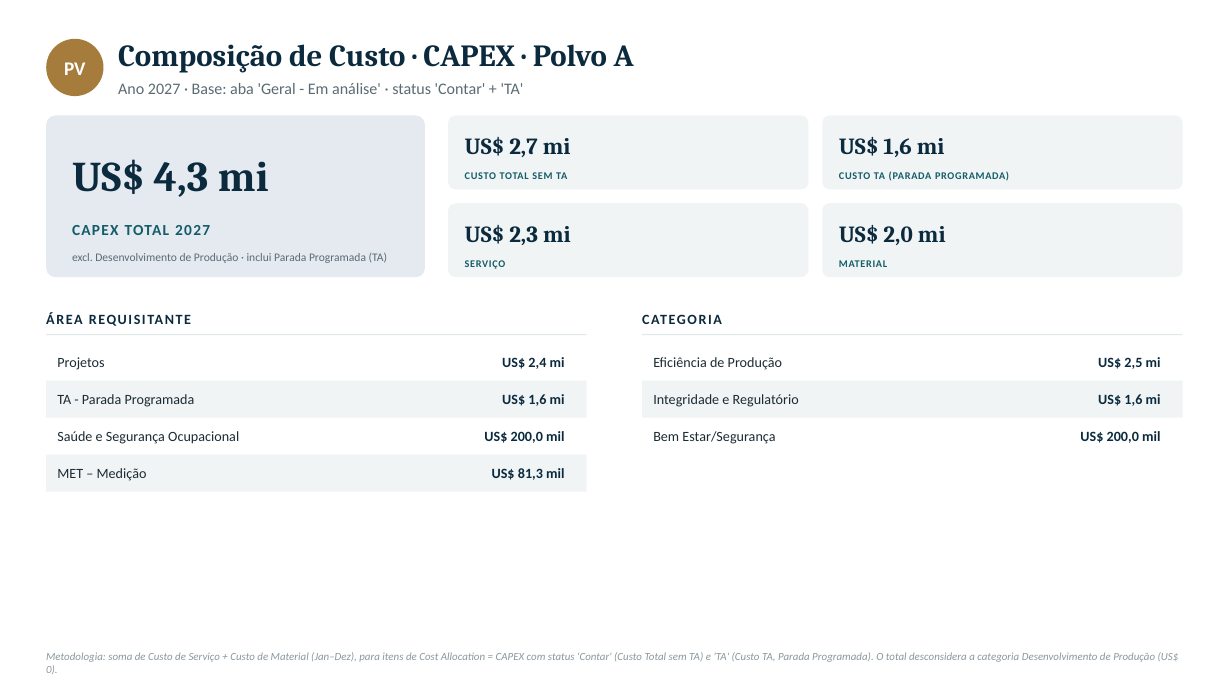
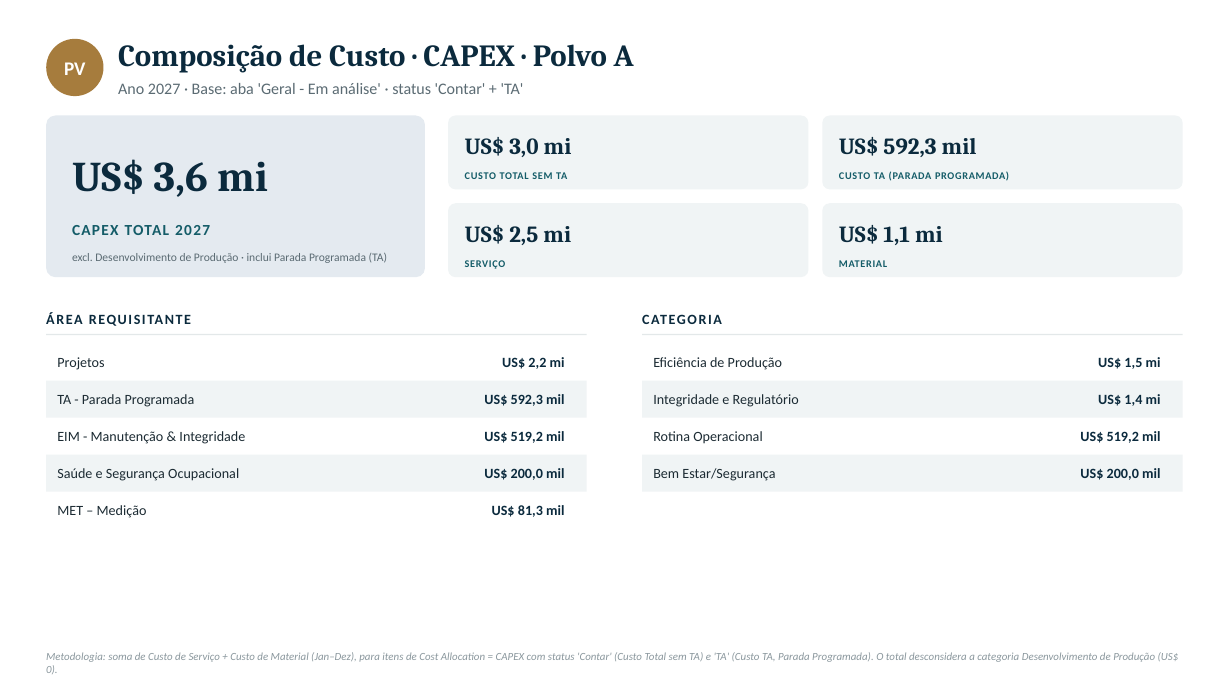
Before and after one commit to LucasRibaas/Planejamento, a slide deck: slide 19 of PRIO_Plano_Trabalho_CAPEX_2027.pptx. Drawn at 1232x693 pixels with LibreOffice and Linux fonts; fonts in the diff are those of the drawing. Boxes give left, top, right and bottom in pixels: in the first picture for what was removed or moved away, otherwise in the second. Text is boxed around its words. In the diff, an @@ line names an element or a change of style, - is before the commit and + after.

```diff
--- a/PRIO_Plano_Trabalho_CAPEX_2027.pptx
+++ b/PRIO_Plano_Trabalho_CAPEX_2027.pptx
@@ text at (x1=465, y1=137, x2=572, y2=157): text changed @@
-US$ 2,7 mi
+US$ 3,0 mi
@@ text at (x1=839, y1=137, x2=977, y2=157): text changed @@
-US$ 1,6 mi
+US$ 592,3 mil
@@ text at (x1=72, y1=159, x2=268, y2=197): text changed @@
-US$ 4,3 mi
+US$ 3,6 mi
@@ text at (x1=465, y1=225, x2=571, y2=245): text changed @@
-US$ 2,3 mi
+US$ 2,5 mi
@@ text at (x1=839, y1=225, x2=943, y2=245): text changed @@
-US$ 2,0 mi
+US$ 1,1 mi
@@ text at (x1=502, y1=357, x2=565, y2=369): text changed @@
-US$ 2,4 mi
+US$ 2,2 mi
@@ text at (x1=1098, y1=357, x2=1161, y2=369): text changed @@
-US$ 2,5 mi
+US$ 1,5 mi
@@ text at (x1=484, y1=394, x2=564, y2=406): text changed @@
-US$ 1,6 mi
+US$ 592,3 mil
@@ text at (x1=1098, y1=394, x2=1161, y2=406): text changed @@
-US$ 1,6 mi
+US$ 1,4 mi
@@ text added at (x1=57, y1=431, x2=245, y2=444), 11 pt, text #1C2B33 @@
+EIM - Manutenção & Integridade
@@ text at (x1=484, y1=431, x2=564, y2=443): text changed @@
-US$ 200,0 mil
+US$ 519,2 mil
@@ text added at (x1=653, y1=431, x2=762, y2=444), 11 pt, text #1C2B33 @@
+Rotina Operacional
@@ text added at (x1=1080, y1=431, x2=1160, y2=443), 11 pt, text #0B2A3D, bold @@
+US$ 519,2 mil
@@ text at (x1=484, y1=468, x2=564, y2=480): text changed @@
-US$ 81,3 mil
+US$ 200,0 mil
@@ rectangle added at (x1=642, y1=455, x2=1183, y2=492), fill #F0F4F5 @@
@@ 4 texts moved together from (x1=57, y1=431, x2=1160, y2=481) to (x1=57, y1=468, x2=1160, y2=518) @@
@@ text added at (x1=492, y1=505, x2=564, y2=517), 11 pt, text #0B2A3D, bold @@
+US$ 81,3 mil
```
Also in this commit, not shown: 4 other slides changed, 1 other file.
